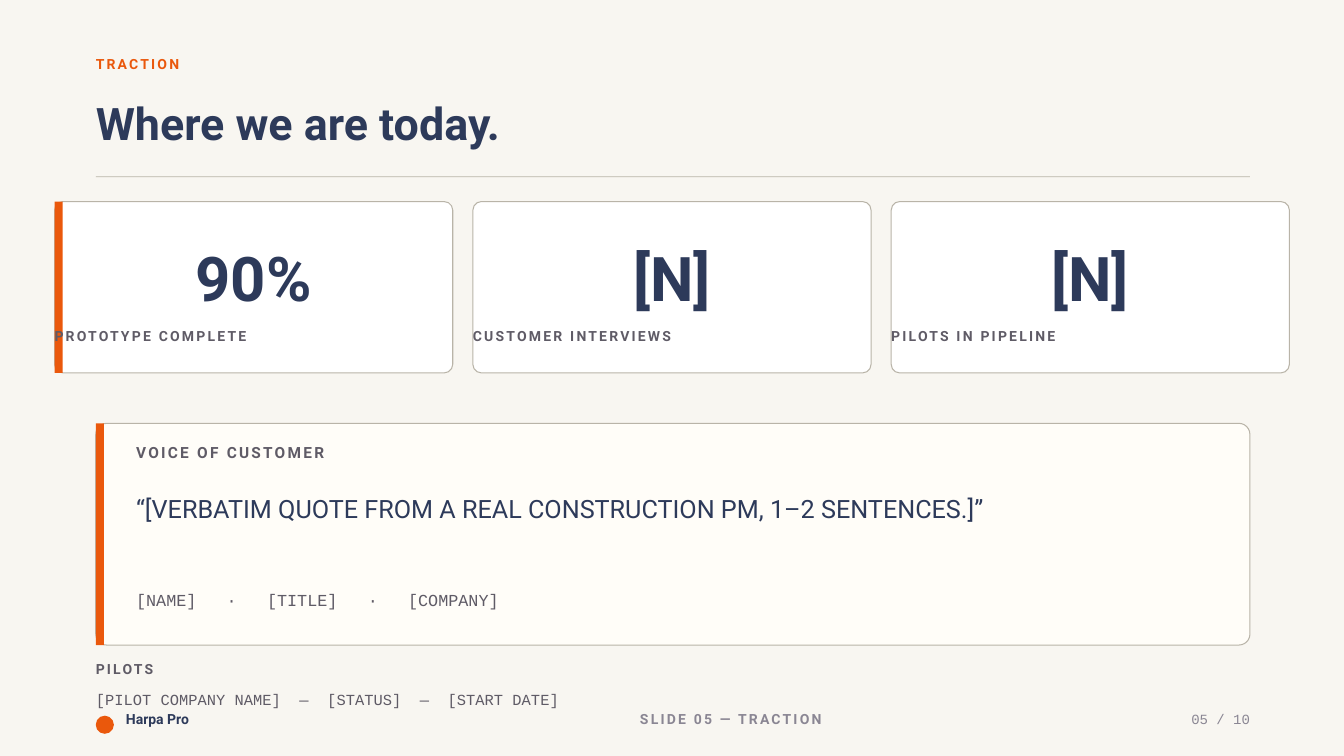
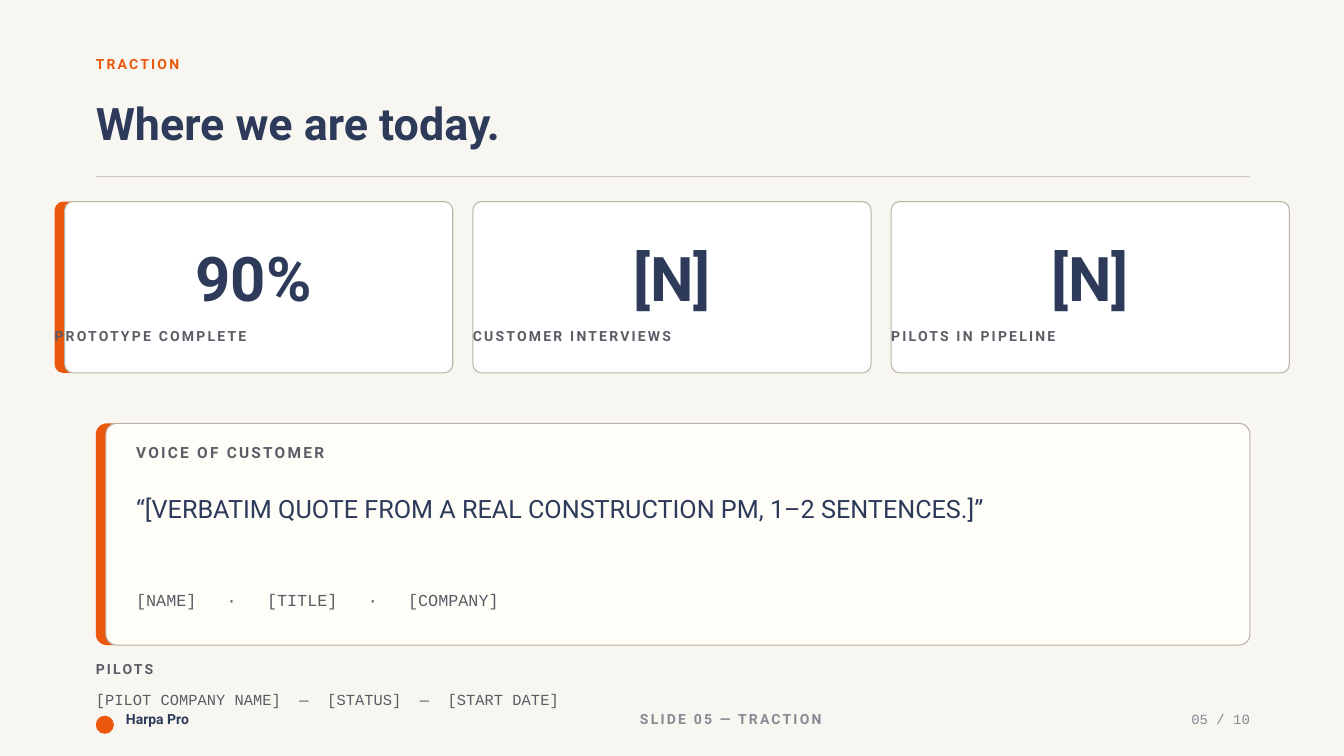
Before and after one commit to patrickchin/haru3-reports, a slide deck: slide 5 of docs/investor/Harpa-Pro-Deck-v2.pptx. Drawn at 1344x756 pixels with LibreOffice and Linux fonts; fonts in the diff are those of the drawing. Boxes give left, top, right and bottom in pixels: in the first picture for what was removed or moved away, otherwise in the second. Text is boxed around its words. In the diff, an @@ line names an element or a change of style, - is before the commit and + after.

```diff
--- a/docs/investor/Harpa-Pro-Deck-v2.pptx
+++ b/docs/investor/Harpa-Pro-Deck-v2.pptx
@@ rounded rectangle at [54,202,453,373]: fill #FFFFFF to #EA580C; outline #B9B4A8 0.75 pt to none @@
@@ rectangle removed at [54,202,63,373] @@
@@ rounded rectangle added at [65,202,453,373], fill #FFFFFF, outline #B9B4A8 0.75 pt @@
@@ rounded rectangle at [96,423,1250,645]: fill #FFFDF8 to #EA580C; outline #B9B4A8 0.75 pt to none @@
@@ rectangle removed at [96,423,104,645] @@
@@ rounded rectangle added at [106,423,1250,645], fill #FFFDF8, outline #B9B4A8 0.75 pt @@
```
Also in this commit, not shown: 4 other slides changed, 1 other file.
